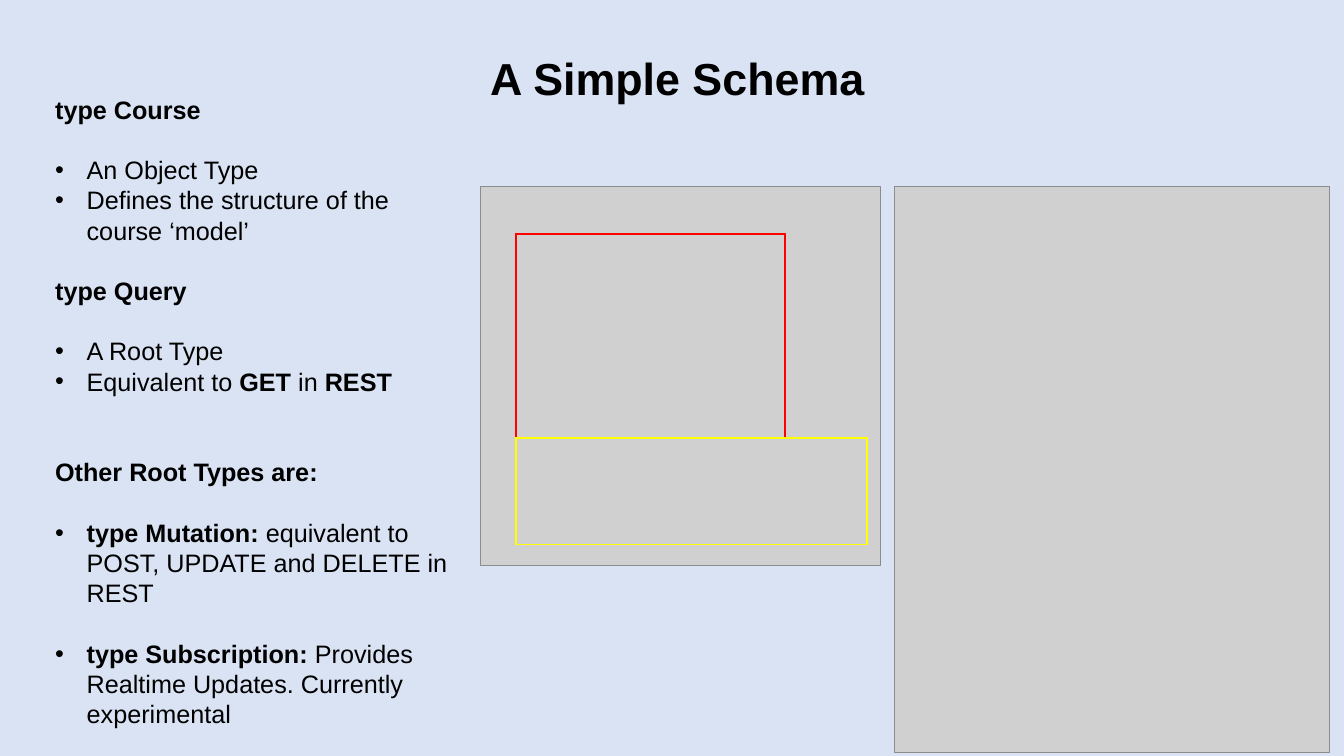
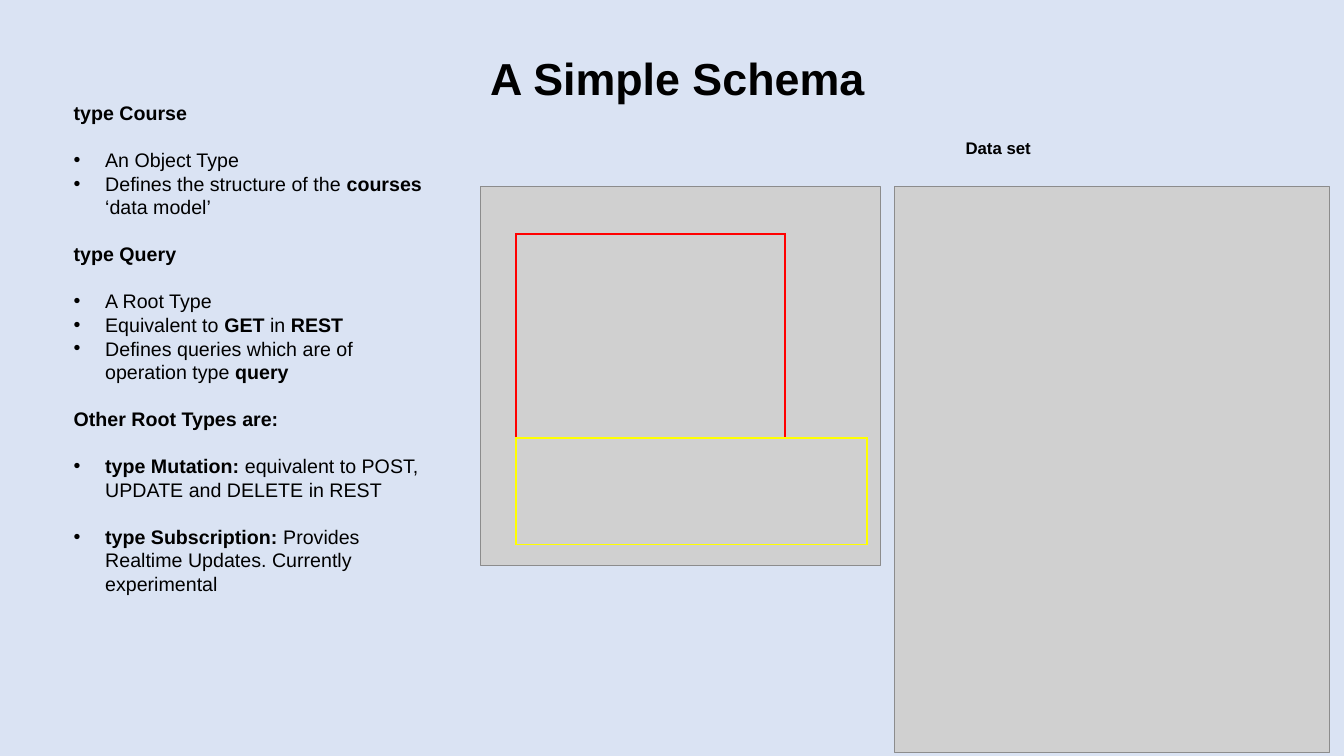
Before and after one commit to patelg123/graphql-presentation, a slide deck: slide 11 of current.pptx. Drawn at 1344x756 pixels with LibreOffice and Linux fonts; fonts in the diff are those of the drawing; grey boxes stand for pictures. Boxes give left, top, right and bottom in pixels: in the first picture for what was removed or moved away, otherwise in the second. Text is boxed around its words. In the diff, an @@ line names an element or a change of style, - is before the commit and + after.

Commit message:
more changes

```diff
--- a/current.pptx
+++ b/current.pptx
@@ text "type Course" moved from (x1=55, y1=101, x2=448, y2=729) to (x1=74, y1=106, x2=422, y2=595) @@
@@ text at (x1=74, y1=106, x2=419, y2=595): size 18 to 14 pt in "type Course", "An Object Type", "type Query", "A Root Type" and 4 more places @@
@@ text added at (x1=966, y1=142, x2=1031, y2=154), 12 pt, text #000000, bold @@
+Data set
@@ text at (x1=105, y1=176, x2=422, y2=215): text changed; size 18 to 14 pt @@
-• Defines the structure of the course ‘model’
+• Defines the structure of the courses ‘data model’
@@ text at (x1=105, y1=341, x2=352, y2=383): paragraph added @@
+• Defines queries which are of operation type query
```
Also in this commit, not shown: 2 other slides changed.
